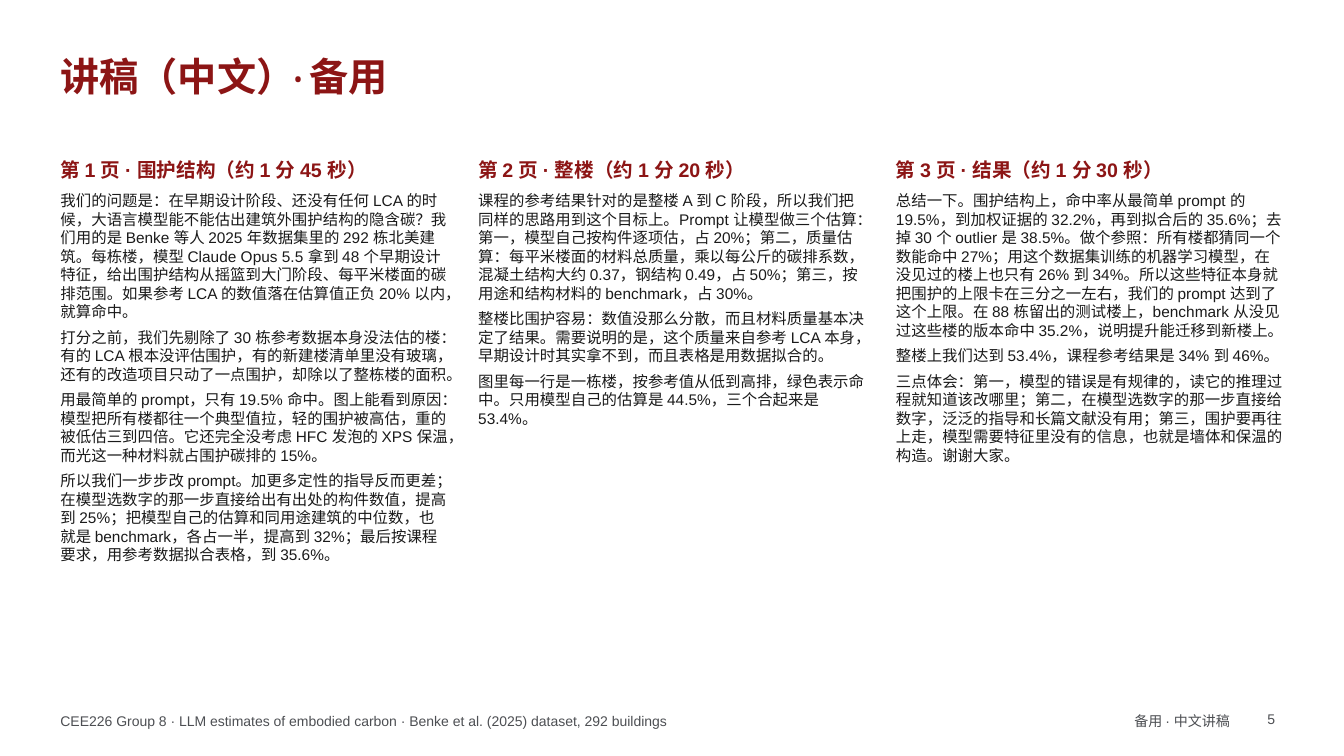
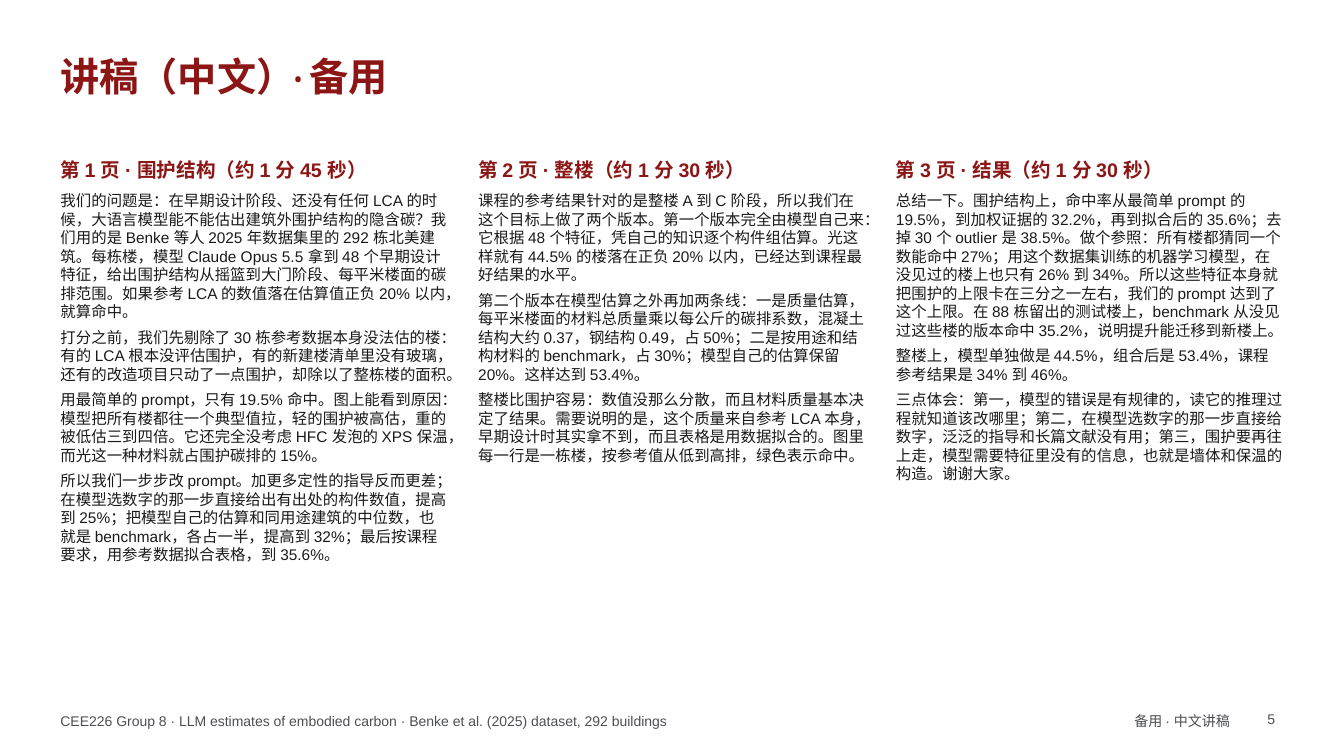
Before and after one commit to HeshanChen/CEE226LCA, a slide deck: slide 5 of report/talk/talk.pptx. Drawn at 1344x756 pixels with LibreOffice and Linux fonts; fonts in the diff are those of the drawing. Boxes give left, top, right and bottom in pixels: in the first picture for what was removed or moved away, otherwise in the second. Text is boxed around its words. In the diff, an @@ line names an element or a change of style, - is before the commit and + after.

```diff
--- a/report/talk/talk.pptx
+++ b/report/talk/talk.pptx
@@ text at (x1=478, y1=160, x2=745, y2=179): text changed @@
-第 2 页 · 整楼（约 1 分 20 秒）
+第 2 页 · 整楼（约 1 分 30 秒）
@@ text at (x1=478, y1=193, x2=879, y2=463): text changed @@
-课程的参考结果针对的是整楼 A 到 C 阶段，所以我们把同样的思路用到这个目标上。Prompt 让模型做三个估算：第一，模型自己按构件逐项估，占 20%；第二，质量估算：每平米楼面的材料总质量，乘以每公斤的碳排系数，混凝土结构大约 0.37，钢结构 0.49，占 50%；第三，按用途和结构材料的 benchmark，占 30%。
-整楼比围护容易：数值没那么分散，而且材料质量基本决定了结果。需要说明的是，这个质量来自参考 LCA 本身，早期设计时其实拿不到，而且表格是用数据拟合的。
-图里每一行是一栋楼，按参考值从低到高排，绿色表示命中。只用模型自己的估算是 44.5%，三个合起来是 53.4%。
+课程的参考结果针对的是整楼 A 到 C 阶段，所以我们在这个目标上做了两个版本。第一个版本完全由模型自己来：它根据 48 个特征，凭自己的知识逐个构件组估算。光这样就有 44.5% 的楼落在正负 20% 以内，已经达到课程最好结果的水平。
+第二个版本在模型估算之外再加两条线：一是质量估算，每平米楼面的材料总质量乘以每公斤的碳排系数，混凝土结构大约 0.37，钢结构 0.49，占 50%；二是按用途和结构材料的 benchmark，占 30%；模型自己的估算保留 20%。这样达到 53.4%。
+整楼比围护容易：数值没那么分散，而且材料质量基本决定了结果。需要说明的是，这个质量来自参考 LCA 本身，早期设计时其实拿不到，而且表格是用数据拟合的。图里每一行是一栋楼，按参考值从低到高排，绿色表示命中。
@@ text at (x1=896, y1=348, x2=1269, y2=382): text changed @@
-整楼上我们达到 53.4%，课程参考结果是 34% 到 46%。
+整楼上，模型单独做是 44.5%，组合后是 53.4%，课程参考结果是 34% 到 46%。
```
Also in this commit, not shown: 2 other slides changed, 11 other files.
